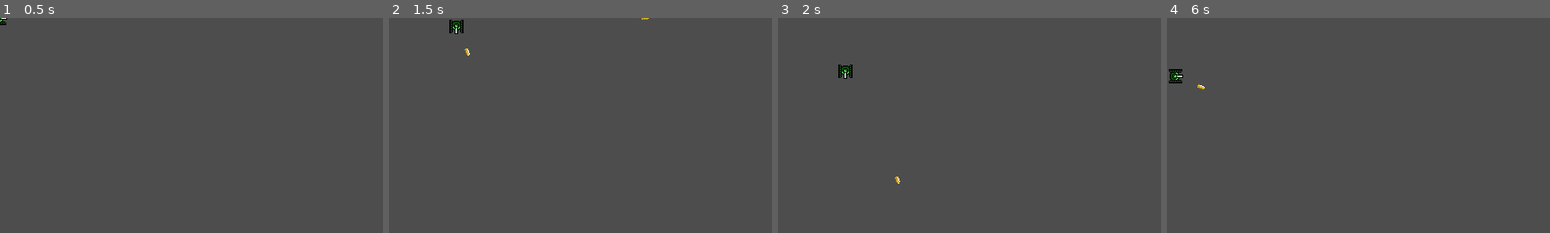
Above: before the commit, frames 1-4 (left to right).
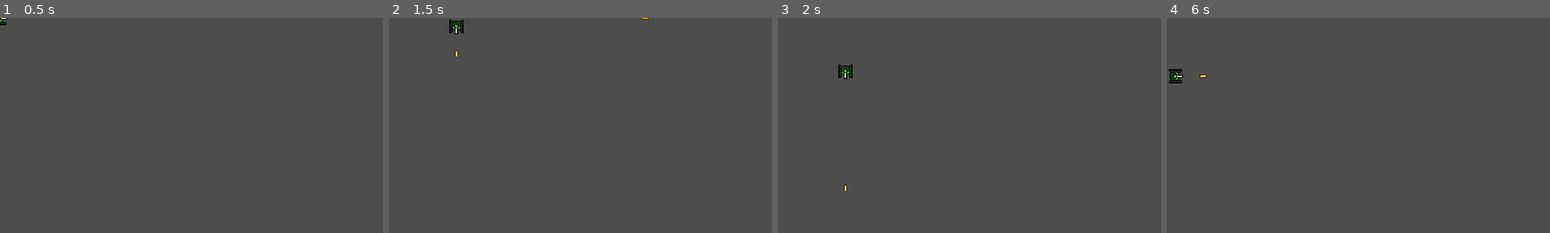
Above: after the commit, the same moments.

Repository: X4muel/core-mechanics
Game: Godot game, scene res://Character/TankCharacter.tscn
Two runs of this game, one before a commit and one after it. Both use one fixed random seed, a clock stepped at 60 frames per second and the inputs below. The project has no main scene, so this scene is started directly.
Inputs:
- Up to frame 1 (0.5 s): no input
- Up to frame 2 (1.5 s): tap Enter at 0.5 s; hold Right (ui_right) 0.53-1.28 s; hold X (fire) 0.53-1.28 s; hold Down (ui_down) from 1.28 s (still down); tap X (fire) at 1.35 s
- Up to frame 3 (2 s): keep holding Down (ui_down)
- Up to frame 4 (6 s): release Down (ui_down) at 2.03 s; hold Right (ui_right) 2.03-2.78 s; hold X (fire) 2.03-2.78 s; hold Up (ui_up) 2.78-3.53 s; tap X (fire) at 2.85, 4.35, 5.85 s; hold X (fire) 3.53-4.28 s; hold Left (ui_left) 3.53-5.03 s; hold Down (ui_down) 5.03-5.78 s; hold X (fire) 5.03-5.78 s; hold Right (ui_right) from 5.78 s (still down)

Frame 1 is identical in both runs. In frame 2, less than 0.1% of the frame differs, in the area x 17-68%, y 0-19%; in frame 3, 0.1%, in the area x 15-32%, y 22-81%; in frame 4, less than 0.1%.

Commit message:
polish: Shooting polishments

Diff:
--- a/Character/PlayerTank.gd
+++ b/Character/PlayerTank.gd
@@ -1,11 +1,15 @@
 extends CharacterBody2D
+
+@onready var anim = $Sprite2D/AnimationPlayer
 
 @export var speed: float = 100.0
 @export var rotation_speed: float = 20.0 # Aumentei um pouco pra não ficar lerdo
 
 @export var bullet_scene: PackedScene
+@export var fire_rate: float = 0.2
 
 var input_vector = Vector2.ZERO
+var can_fire: bool = true
 
 func _physics_process(_delta: float) -> void:
 	input_vector = Vector2.ZERO
@@ -20,7 +24,7 @@
 
 	if input_vector != Vector2.ZERO:
 		var target_angle = input_vector.angle()
-
+		anim.play("move")
 		# Gira suavemente
 		rotation = lerp_angle(rotation, target_angle, rotation_speed * _delta)
 
@@ -32,17 +36,30 @@
 			# Opcional: faz ele andar bem devagarzinho enquanto gira
 			velocity = Vector2.ZERO
 	else:
+		anim.play("idle")
 		velocity = Vector2.ZERO
 
 	move_and_slide()
 
 func _input(event: InputEvent) -> void:
-	if event.is_action_pressed("fire"):
+	if event.is_action_pressed("fire") and can_fire:
+		can_fire = false
+		get_tree().create_timer(fire_rate).timeout.connect(_on_fire_cooldown_timeout)
 		shoot_bullet()
+
+func _on_fire_cooldown_timeout() -> void:
+	can_fire = true
 
 func shoot_bullet() -> void:
 	var bullet_instance = bullet_scene.instantiate()
 	bullet_instance.position = position
-	bullet_instance.rotation = rotation
-	bullet_instance.direction = Vector2.RIGHT.rotated(rotation)
+
+	# ARREDONDAMENTO: Pega a rotação atual e trava ela nos 4 eixos (PI/2 = 90 graus)
+	var snapped_rotation = snapped(rotation, PI/2)
+	bullet_instance.rotation = snapped_rotation
+
+	# A direção agora é baseada na rotação travada
+	var bullet_direction = Vector2.RIGHT.rotated(snapped_rotation).normalized()
+	bullet_instance.direction = bullet_direction
+
 	get_parent().add_child(bullet_instance)
--- a/Character/TankCharacter.tscn
+++ b/Character/TankCharacter.tscn
@@ -4,15 +4,76 @@
 [ext_resource type="PackedScene" uid="uid://djri0n2xanff2" path="res://Character/Bullet.tscn" id="2_1py31"]
 [ext_resource type="Texture2D" uid="uid://b6xs6vji6mxhh" path="res://Character/Tank1.png" id="2_otehv"]
 
+[sub_resource type="Animation" id="Animation_otehv"]
+length = 0.001
+tracks/0/type = "value"
+tracks/0/imported = false
+tracks/0/enabled = true
+tracks/0/path = NodePath(".:frame")
+tracks/0/interp = 1
+tracks/0/loop_wrap = true
+tracks/0/keys = {
+"times": PackedFloat32Array(0),
+"transitions": PackedFloat32Array(1),
+"update": 1,
+"values": [0]
+}
+
+[sub_resource type="Animation" id="Animation_1py31"]
+resource_name = "idle"
+tracks/0/type = "value"
+tracks/0/imported = false
+tracks/0/enabled = true
+tracks/0/path = NodePath(".:frame")
+tracks/0/interp = 1
+tracks/0/loop_wrap = true
+tracks/0/keys = {
+"times": PackedFloat32Array(0),
+"transitions": PackedFloat32Array(1),
+"update": 1,
+"values": [0]
+}
+
+[sub_resource type="Animation" id="Animation_mvgnt"]
+resource_name = "move"
+length = 0.2
+loop_mode = 1
+tracks/0/type = "value"
+tracks/0/imported = false
+tracks/0/enabled = true
+tracks/0/path = NodePath(".:frame")
+tracks/0/interp = 1
+tracks/0/loop_wrap = true
+tracks/0/keys = {
+"times": PackedFloat32Array(0, 0.1),
+"transitions": PackedFloat32Array(1, 1),
+"update": 1,
+"values": [0, 1]
+}
+
+[sub_resource type="AnimationLibrary" id="AnimationLibrary_iki40"]
+_data = {
+&"RESET": SubResource("Animation_otehv"),
+&"idle": SubResource("Animation_1py31"),
+&"move": SubResource("Animation_mvgnt")
+}
+
 [sub_resource type="RectangleShape2D" id="RectangleShape2D_1py31"]
 size = Vector2(16, 16)
 
 [node name="TankCharacter" type="CharacterBody2D" unique_id=1050545073]
 script = ExtResource("1_8evnh")
+speed = null
+rotation_speed = null
 bullet_scene = ExtResource("2_1py31")
 
 [node name="Sprite2D" type="Sprite2D" parent="." unique_id=648073518]
 texture = ExtResource("2_otehv")
+hframes = 2
+
+[node name="AnimationPlayer" type="AnimationPlayer" parent="Sprite2D" unique_id=1544519365]
+libraries/ = SubResource("AnimationLibrary_iki40")
+autoplay = &"idle"
 
 [node name="CollisionShape2D" type="CollisionShape2D" parent="." unique_id=178850012]
 shape = SubResource("RectangleShape2D_1py31")
Binary file changed: Character/Bullet.png
Not shown, changed: Character/Bullet.png.import
Binary file changed: Character/Tank1.png
